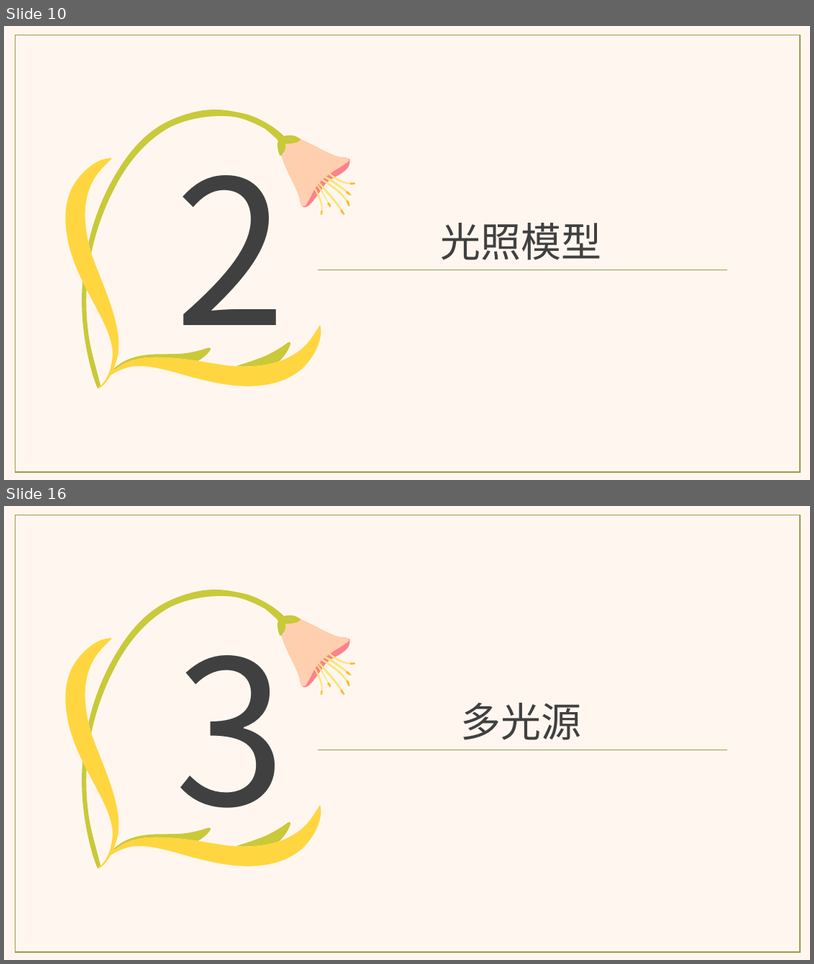
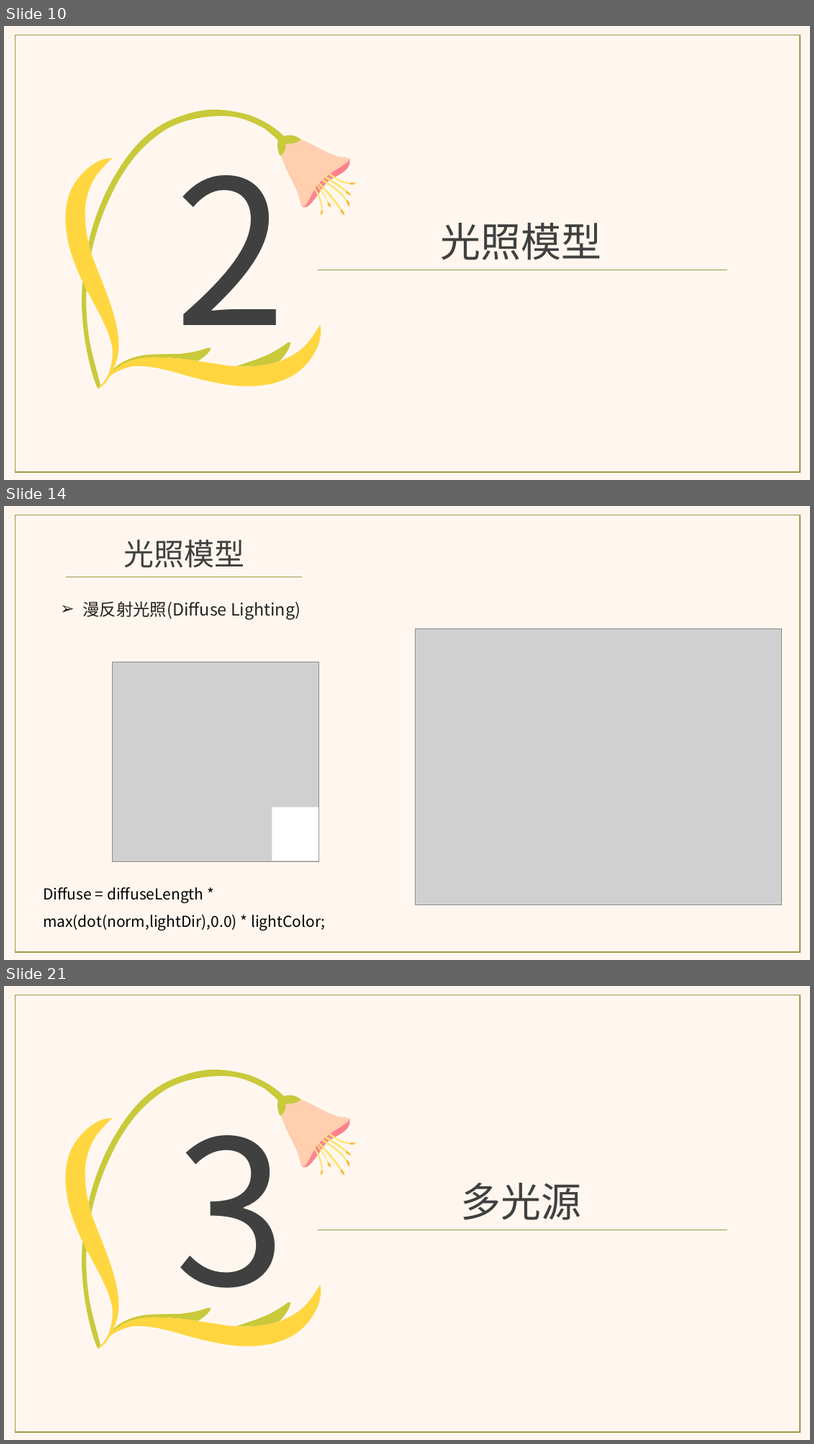
Before and after one commit to aliwanzi/Learn_OpenGL, a slide deck: resources/doc/LearnOpenGL_02.pptx. Shown one above the other, each under a label of ours: slides 10 and 16 before the commit, slides 10, 14 and 21 after it; the slides between them are not shown. The pictures are 814x964 and 814x1444 pixels, drawn with LibreOffice and Linux fonts; fonts in the diff are those of the drawing; grey boxes stand for pictures. Boxes give left, top, right and bottom in pixels: in the first picture for what was removed or moved away, otherwise in the second. Text is boxed around its words. In the diff, an @@ line names an element or a change of style, - is before the commit and + after.

```diff
--- a/resources/doc/LearnOpenGL_02.pptx
+++ b/resources/doc/LearnOpenGL_02.pptx
@@ slide 14 added at [4, 506, 810, 960], background #FFF7EF @@
@@ rectangle added at [16, 515, 801, 952], outline #A09A45 1 pt @@
@@ text added at [124, 539, 244, 568], 36 pt, text #404040 @@
+光照模型
@@ line added from (67, 577) to (302, 577), #A09A45 0.5 pt @@
@@ text added at [83, 601, 301, 620], 20 pt, text #222222 @@
+➢ 漫反射光照(Diffuse Lighting)
@@ picture added at [416, 628, 782, 904] @@
@@ picture added at [112, 662, 319, 862] @@
@@ rectangle added at [272, 807, 319, 860], fill #FFFFFF @@
@@ text added at [43, 887, 326, 930], 18 pt, text #000000 @@
+Diffuse = diffuseLength * max(dot(norm,lightDir),0.0) * lightColor;
@@ what was slide 16 is now slide 21 @@
```
Also in this commit, not shown: 18 slides changed, 10 other slides added, 3 slides removed.
